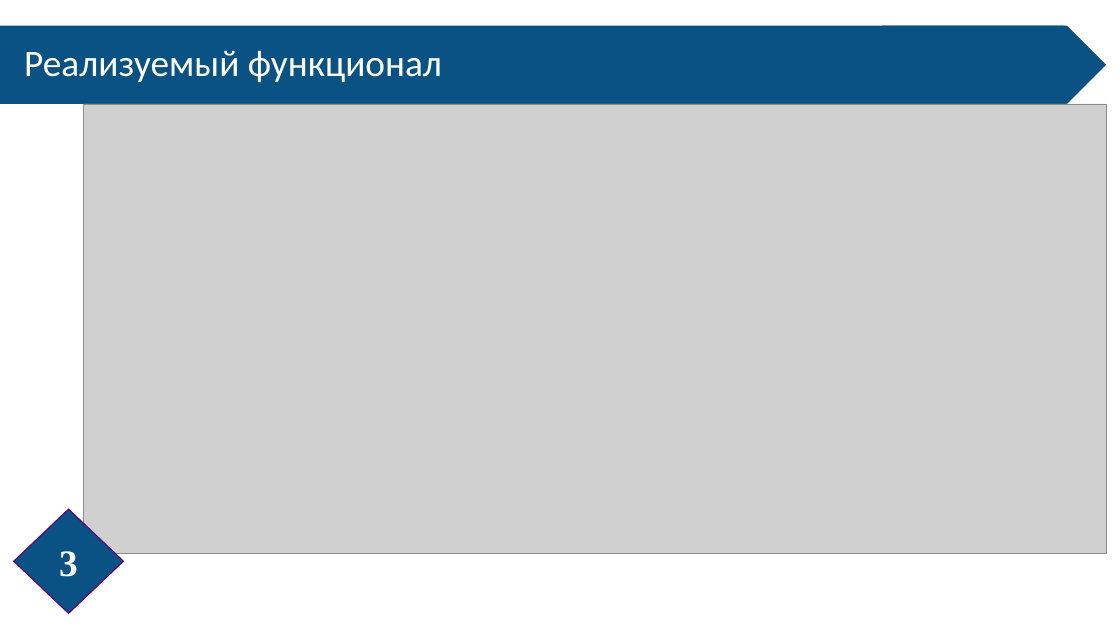
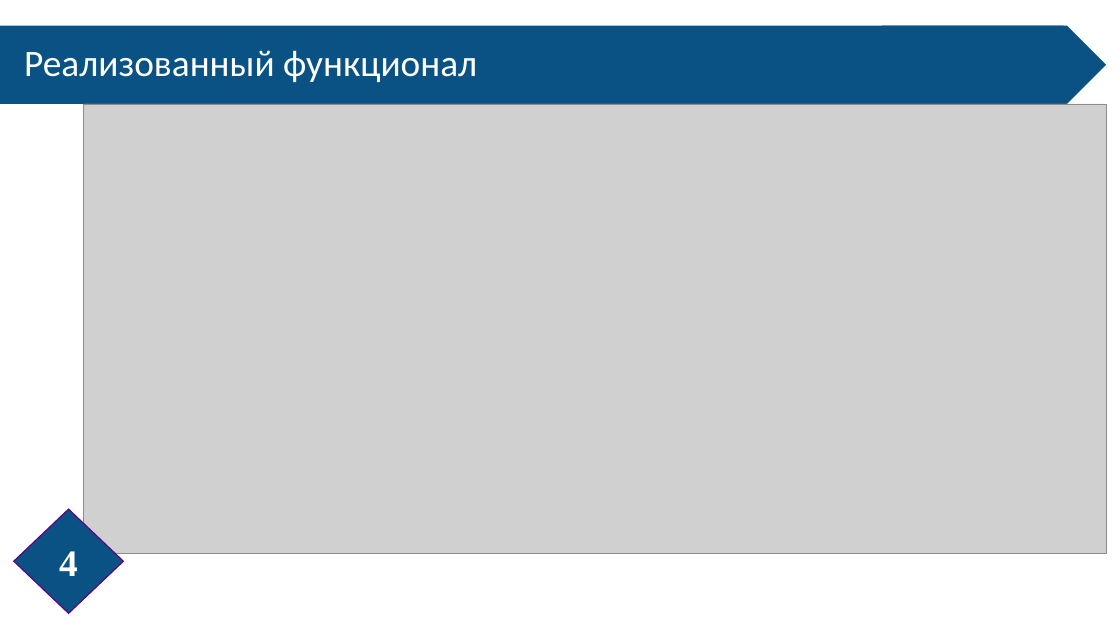
Before and after one commit to LebedevOleg/VKR_2022, a slide deck: slide 4 of Prezentatsia_VKR_2022.pptx (slide 3 before the commit). Drawn at 1120x630 pixels with LibreOffice and Linux fonts; fonts in the diff are those of the drawing; grey boxes stand for pictures. Boxes give left, top, right and bottom in pixels: in the first picture for what was removed or moved away, otherwise in the second. Text is boxed around its words. In the diff, an @@ line names an element or a change of style, - is before the commit and + after.

```diff
--- a/Prezentatsia_VKR_2022.pptx
+++ b/Prezentatsia_VKR_2022.pptx
@@ text at <box>24,50,477,82</box>: text changed @@
-Реализуемый функционал
+Реализованный функционал
@@ page number at <box>59,551,78,576</box>: text changed @@
-3
+4
```
Also in this commit, not shown: 2 other slides changed, 1 slide added, 1 slide removed.
